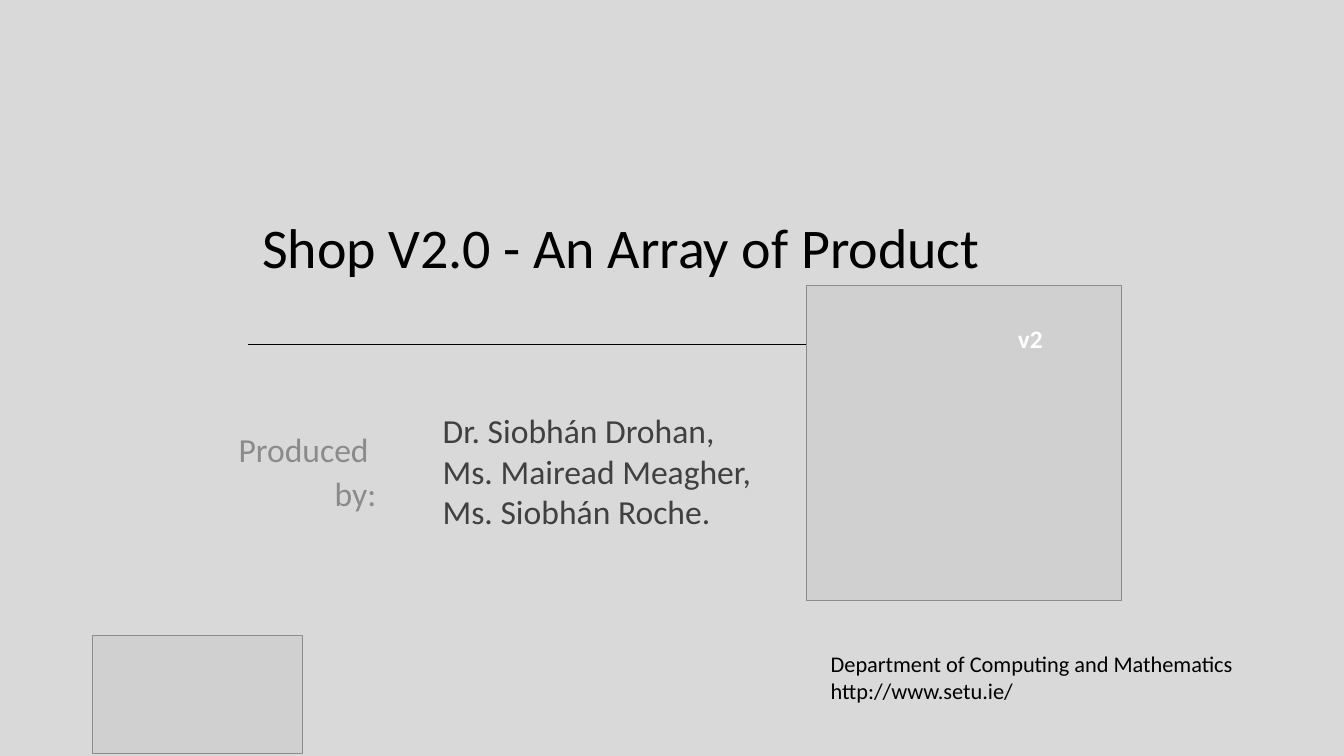
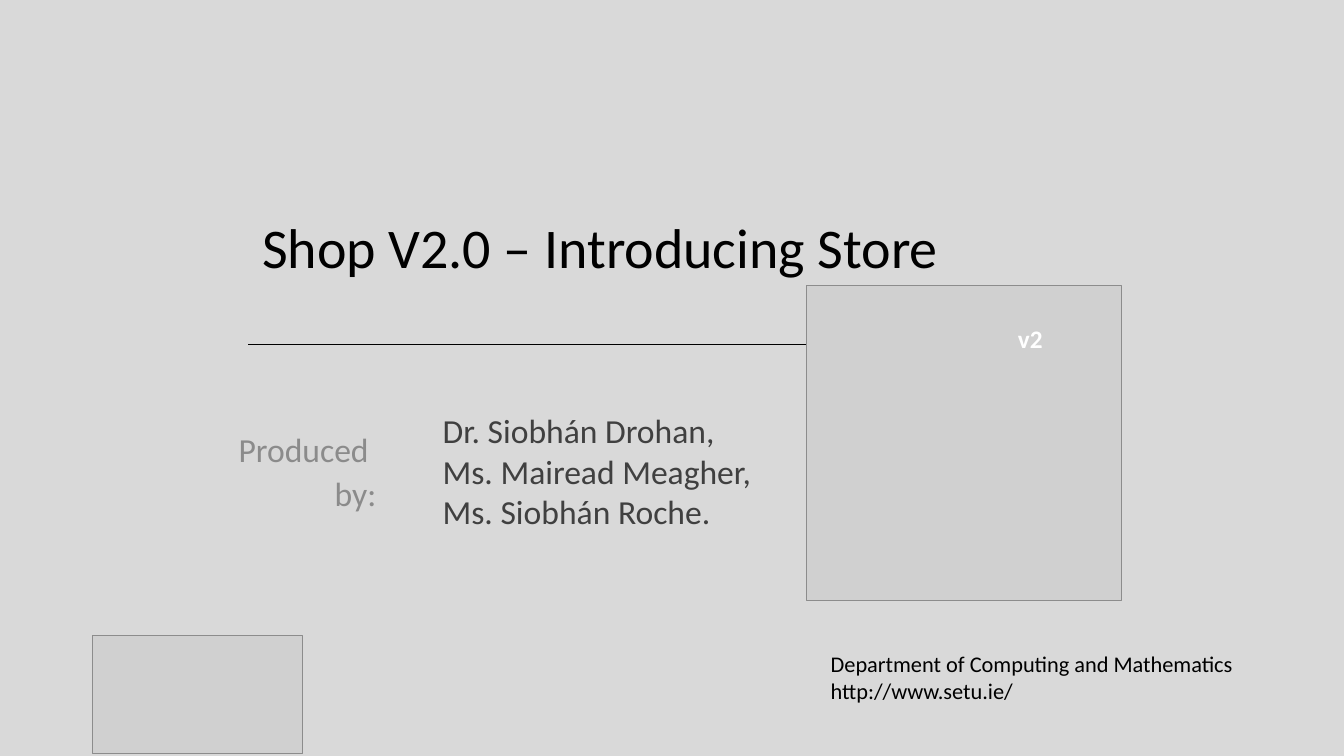
Before and after one commit to Programming-Fundamentals-SETU/prog-fund-1-sept-25, a slide deck: slide 1 of topic08-arrays-of-objects/unit-1/talk-3-array-product/c-array-product.pptx. Drawn at 1344x756 pixels with LibreOffice and Linux fonts; fonts in the diff are those of the drawing; grey boxes stand for pictures. Boxes give left, top, right and bottom in pixels: in the first picture for what was removed or moved away, otherwise in the second. Text is boxed around its words. In the diff, an @@ line names an element or a change of style, - is before the commit and + after.

```diff
--- a/topic08-arrays-of-objects/unit-1/talk-3-array-product/c-array-product.pptx
+++ b/topic08-arrays-of-objects/unit-1/talk-3-array-product/c-array-product.pptx
@@ title at bbox=[262, 229, 938, 278]: text changed @@
-Shop V2.0 - An Array of Product
+Shop V2.0 – Introducing Store
```
Also in this commit, not shown: 13 other slides changed, 25 other files.
